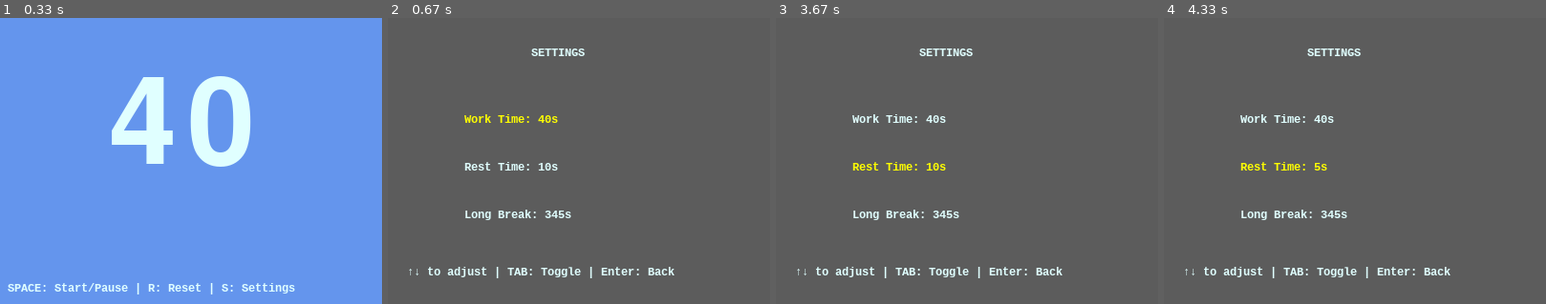
Above: before the commit, frames 1-4 (left to right).
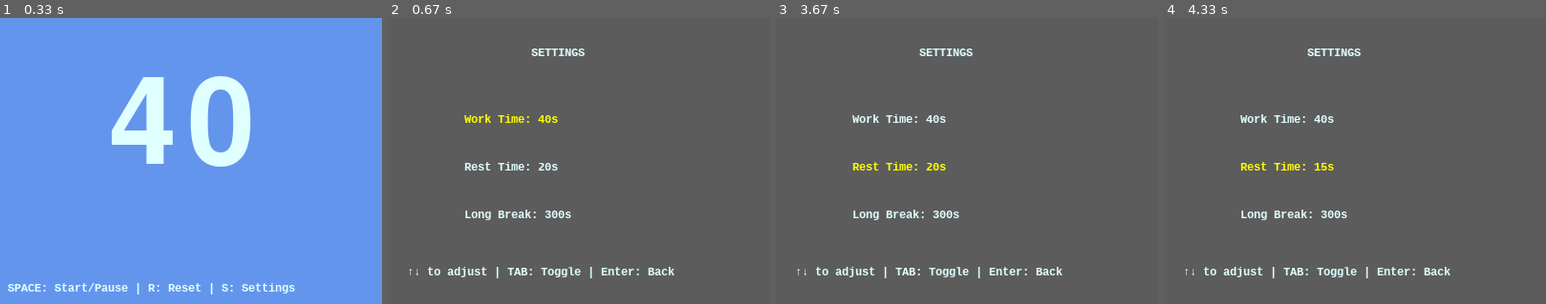
Above: after the commit, the same moments.

Repository: Entheonaut/HITT_TIMER
Game: pygame game, started from TIMER_ESSENTIALS/HIIT_Timer.py
Same seed, same stepped clock (60 frames per second), same inputs: the game is played once before the commit and once after it.
Inputs:
- Up to frame 1 (0.33 s): no input
- Up to frame 2 (0.67 s): tap S at 0.33 s
- Up to frame 3 (3.67 s): hold Up 0.67-1.13 s; tap Enter at 1.17, 1.83, 2.83 s; hold S 1.5-1.8 s; tap S at 2.17 s; hold Down 2.5-2.8 s; hold S 3.17-3.53 s; tap Tab at 3.57 s
- Up to frame 4 (4.33 s): hold Down from 4.3 s (still down)

Frame 1 is identical in both runs. In frame 2, less than 0.1% of the frame differs, in the area x 39-47%, y 50-70%; in frame 3, less than 0.1%; in frame 4, 0.1%.

Commit message:
HIIT Timer v1.2

Diff:
--- a/TIMER_ESSENTIALS/HIIT_Timer.py
+++ b/TIMER_ESSENTIALS/HIIT_Timer.py
@@ -1,4 +1,5 @@
 import pygame
+import sys
 import json
 import os
 
@@ -24,6 +25,39 @@
 # Settings file
 SETTINGS_FILE = "settings.json"
 SETTINGS_KEYS = ["work_seconds", "rest_time", "long_break_time"]
+
+
+pygame.mixer.init()
+
+
+# Function to get the path for the sound files
+def resource_path(relative_path):
+    """ Get the absolute path to a resource, works for dev and PyInstaller """
+    try:
+        # PyInstaller creates a temporary folder and stores path in _MEIPASS
+        base_path = sys._MEIPASS
+    except Exception:
+        base_path = os.path.abspath(".")
+    return os.path.join(base_path, relative_path)
+
+
+# Load sound files
+beep_warning = pygame.mixer.Sound(resource_path("beep-warning.mp3"))
+livechat = pygame.mixer.Sound(resource_path("livechat.mp3"))
+notification_positive = pygame.mixer.Sound(resource_path("notification-positive.mp3"))
+
+
+# Sound functions to be used in the timer
+def play_warning_sound():
+    beep_warning.play()
+
+
+def play_livechat_sound():
+    livechat.play()
+
+
+def play_positive_notification():
+    notification_positive.play()
 
 
 def clamp(val, min_val=5, max_val=600):
@@ -138,12 +172,22 @@
 
         elif event.type == TIMER_EVENT and running and not in_settings:
             time_left -= 1
+            if is_working:
+                if (5 >= time_left >= 2) % 2 == 1:
+                    play_livechat_sound()
+                elif time_left == 1:
+                    play_positive_notification()
+            elif not is_working:
+                if time_left == 1:
+                    play_warning_sound()
+
             if time_left <= 0:
                 if reps % 8 == 7 and not is_working:
                     time_left = long_break_time
                 else:
                     is_working = not is_working
                     time_left = work_seconds if is_working else rest_time
+
                 reps += 1
 
     # Drawing
--- a/settings.json
+++ b/settings.json
@@ -1 +1 @@
-{"work_seconds": 40, "rest_time": 10, "long_break_time": 345}
+{"work_seconds": 40, "rest_time": 20, "long_break_time": 300}
Renamed: TIMER_ESSENTIALS/hitt_time_icon.ico -> TIMER_ESSENTIALS/hiit_time_icon.ico
Not shown, changed: TIMER_ESSENTIALS/build/HIIT_Timer/Analysis-00.toc
Not shown, changed: TIMER_ESSENTIALS/build/HIIT_Timer/EXE-00.toc
Not shown, changed: TIMER_ESSENTIALS/build/HIIT_Timer/HIIT_Timer.pkg
Not shown, changed: TIMER_ESSENTIALS/build/HIIT_Timer/PKG-00.toc
Not shown, changed: TIMER_ESSENTIALS/build/HIIT_Timer/base_library.zip
Not shown, changed: TIMER_ESSENTIALS/build/HIIT_Timer/xref-HIIT_Timer.html
Not shown, changed: TIMER_ESSENTIALS/dist/hiit_timer.exe
Not shown, added: beep-warning.mp3
Not shown, added: livechat.mp3
Not shown, added: notification-positive.mp3
